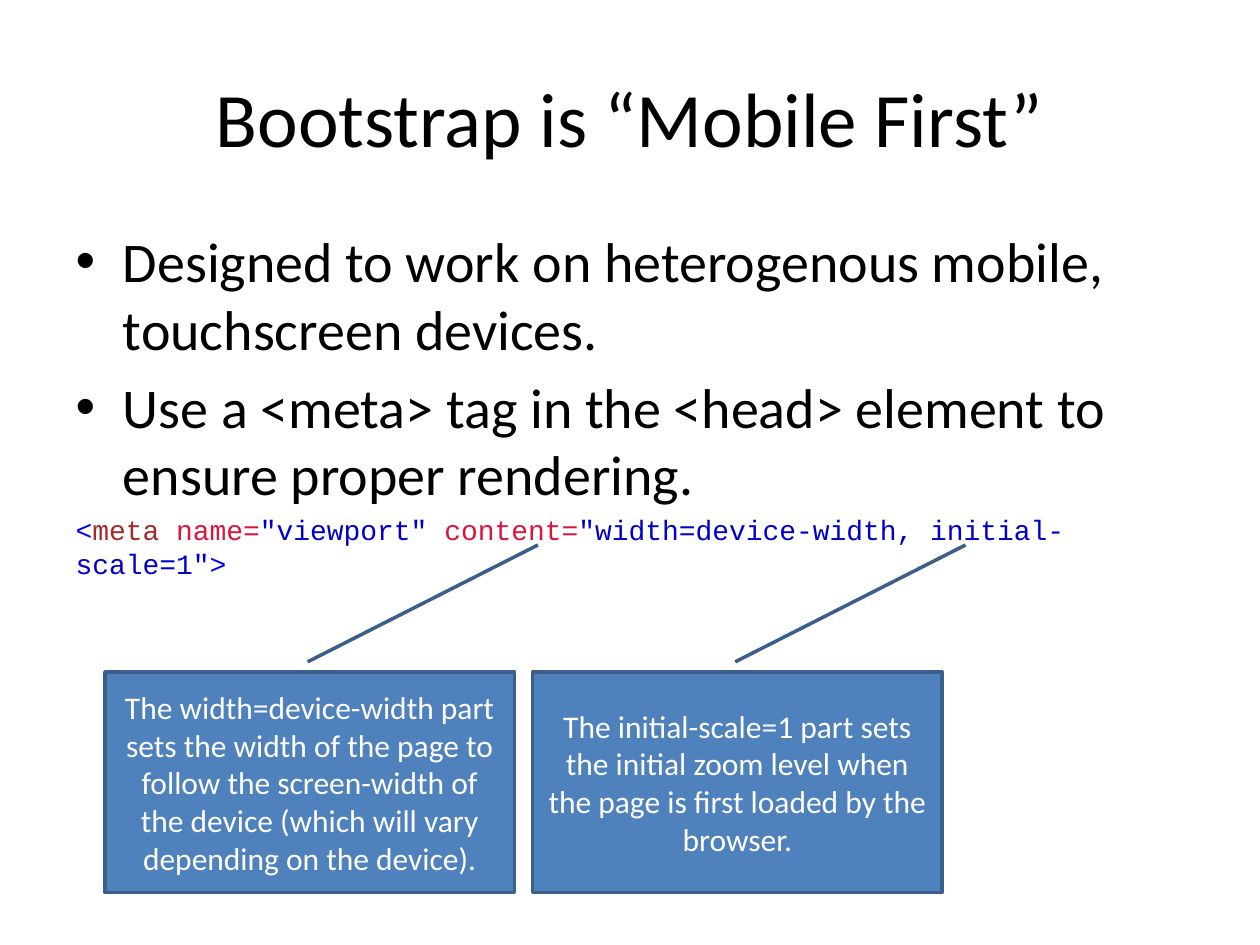
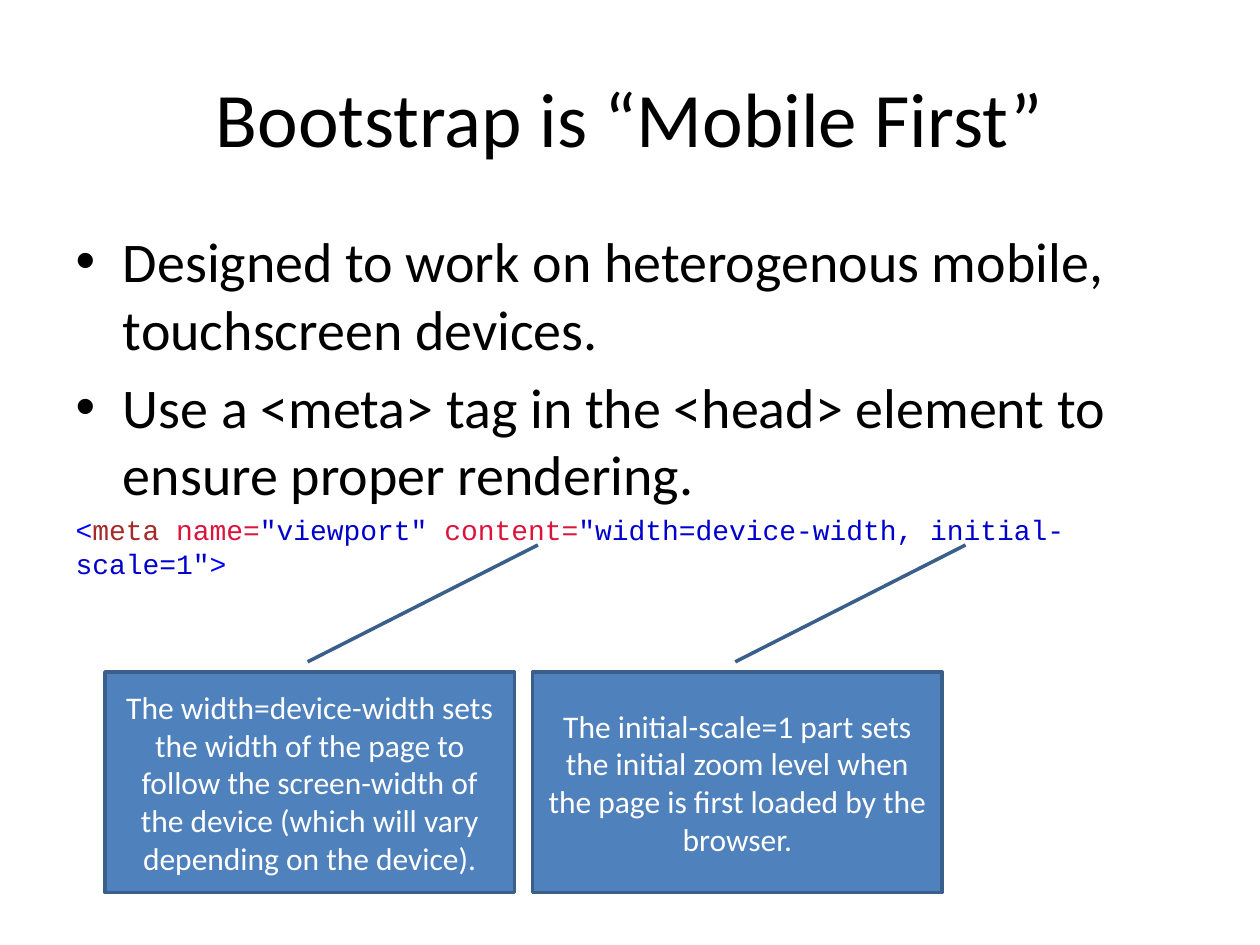
Before and after one commit to diarmuidoconnor/ict-2021, a slide deck: slide 58 of topic02/talk-1/html5.pptx. Drawn at 1260x945 pixels with LibreOffice and Linux fonts; fonts in the diff are those of the drawing. Boxes give left, top, right and bottom in pixels: in the first picture for what was removed or moved away, otherwise in the second. Text is boxed around its words. In the diff, an @@ line names an element or a change of style, - is before the commit and + after.

```diff
--- a/topic02/talk-1/html5.pptx
+++ b/topic02/talk-1/html5.pptx
@@ text in border callout at (x1=126, y1=697, x2=493, y2=876): text changed @@
-The width=device-width part sets the width of the page to follow the screen-width of the device (which will vary depending on the device).
+The width=device-width sets the width of the page to follow the screen-width of the device (which will vary depending on the device).
```
Also in this commit, not shown: 5 other slides changed, 1 other file.
